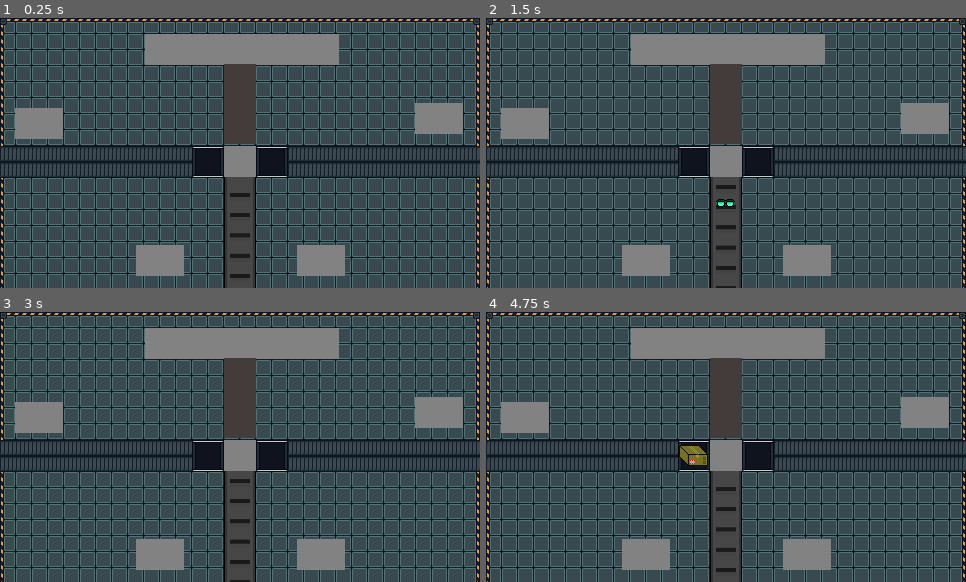
Above: before the commit, frames 1-4 (two rows, left to right).
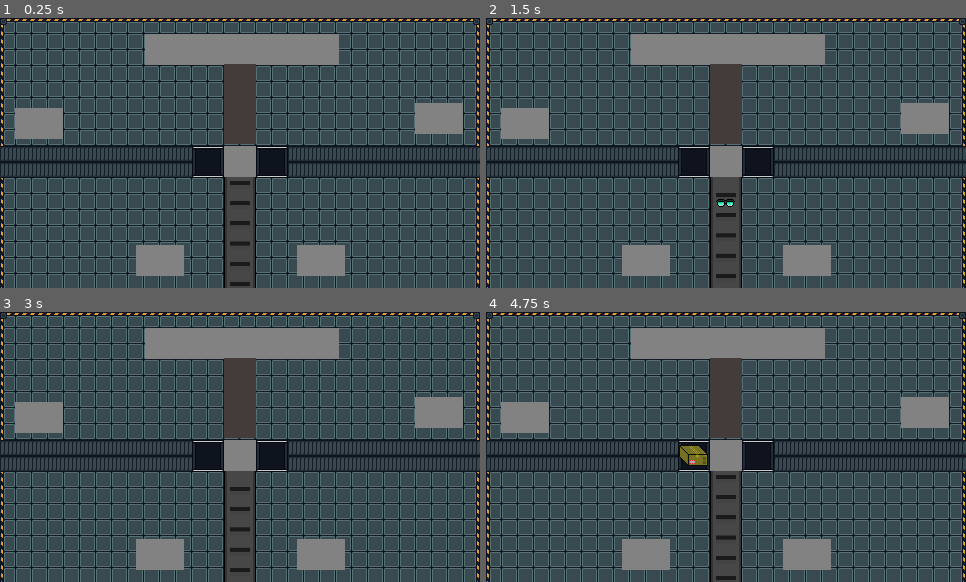
Above: after the commit, the same moments.

Repository: victordev018/Recycling-Mat
Game: Godot game, scene res://Scenes/MainLevel.tscn
Two runs of this game, one before a commit and one after it. Both use one fixed random seed, a clock stepped at 60 frames per second and the inputs below.
Inputs:
- Up to frame 1 (0.25 s): no input
- Up to frame 2 (1.5 s): tap Enter (ui_accept) at 0.5, 0.77 s; hold Right (ui_right) 0.53-1.28 s; hold Left (ui_left) from 1.28 s (still down)
- Up to frame 3 (3 s): tap Enter (ui_accept) at 1.52 s; release Left (ui_left) at 2.03 s; hold Right (ui_right) from 2.03 s (still down)
- Up to frame 4 (4.75 s): tap Enter (ui_accept) at 3.02, 3.77, 4.52 s; release Right (ui_right) at 3.53 s; hold Left (ui_left) from 3.53 s (still down)

The runs differ from the first frame. In frame 1, 0.7% of the frame differs, in the area x 47-53%, y 60-100%; in frame 2, 0.6%; in frame 3, 0.6%; in frame 4, 0.7%.

Commit message:
feat: adicionado menu inicial

Diff:
--- a/Scenes/MainLevel.tscn
+++ b/Scenes/MainLevel.tscn
@@ -362,7 +362,7 @@
 position = Vector2( 240, 223.5 )
 scale = Vector2( 0.125, 0.310096 )
 frames = SubResource( 17 )
-frame = 3
+frame = 1
 speed_scale = 2.0
 playing = true
 
--- /dev/null
+++ b/Scenes/Tutorial.tscn
@@ -0,0 +1,64 @@
+[gd_scene load_steps=8 format=2]
+
+[ext_resource path="res://Scripts/Tutorial.gd" type="Script" id=1]
+
+[sub_resource type="StyleBoxFlat" id=1]
+bg_color = Color( 0, 0, 0, 0.341176 )
+
+[sub_resource type="StyleBoxFlat" id=2]
+bg_color = Color( 0, 0, 0, 0.341176 )
+
+[sub_resource type="StyleBoxFlat" id=3]
+bg_color = Color( 0, 0, 0, 0.341176 )
+
+[sub_resource type="StyleBoxFlat" id=4]
+bg_color = Color( 0, 0, 0, 0.341176 )
+
+[sub_resource type="StyleBoxFlat" id=5]
+bg_color = Color( 0, 0, 0, 0.647059 )
+
+[sub_resource type="Theme" id=6]
+Button/styles/disabled = SubResource( 1 )
+Button/styles/focus = SubResource( 2 )
+Button/styles/hover = SubResource( 3 )
+Button/styles/normal = SubResource( 4 )
+Button/styles/pressed = SubResource( 5 )
+
+[node name="Tutorial" type="Control"]
+anchor_right = 1.0
+anchor_bottom = 1.0
+script = ExtResource( 1 )
+
+[node name="ColorRect" type="ColorRect" parent="."]
+anchor_right = 1.0
+anchor_bottom = 1.0
+color = Color( 0, 0, 0, 0.670588 )
+
+[node name="Label" type="Label" parent="."]
+anchor_left = 0.5
+anchor_top = 0.5
+anchor_right = 0.5
+anchor_bottom = 0.5
+margin_left = -32.0
+margin_top = -7.0
+margin_right = 36.0
+margin_bottom = 7.0
+text = "Oi, Bebê..."
+align = 1
+
+[node name="BackButton" type="Button" parent="."]
+anchor_left = 0.5
+anchor_top = 1.0
+anchor_right = 0.5
+anchor_bottom = 1.0
+margin_left = -48.0
+margin_top = -86.0
+margin_right = 51.0
+margin_bottom = -66.0
+theme = SubResource( 6 )
+custom_colors/font_color_focus = Color( 0.478431, 0.913725, 0.313726, 1 )
+custom_colors/font_color_hover = Color( 0.478431, 0.913725, 0.313726, 1 )
+custom_colors/font_color_pressed = Color( 0.117647, 0.52549, 0, 1 )
+text = "Back to Menu"
+
+[connection signal="pressed" from="BackButton" to="." method="_on_BackButton_pressed"]
--- /dev/null
+++ b/Scenes/menuInicial.tscn
@@ -0,0 +1,75 @@
+[gd_scene load_steps=8 format=2]
+
+[ext_resource path="res://Scripts/menuInicial.gd" type="Script" id=1]
+
+[sub_resource type="StyleBoxFlat" id=1]
+bg_color = Color( 0, 0, 0, 0.341176 )
+
+[sub_resource type="StyleBoxFlat" id=2]
+bg_color = Color( 0, 0, 0, 0.341176 )
+
+[sub_resource type="StyleBoxFlat" id=3]
+bg_color = Color( 0, 0, 0, 0.341176 )
+
+[sub_resource type="StyleBoxFlat" id=4]
+bg_color = Color( 0, 0, 0, 0.341176 )
+corner_detail = 1
+
+[sub_resource type="StyleBoxFlat" id=5]
+bg_color = Color( 0, 0, 0, 0.647059 )
+
+[sub_resource type="Theme" id=6]
+Button/styles/disabled = SubResource( 1 )
+Button/styles/focus = SubResource( 2 )
+Button/styles/hover = SubResource( 3 )
+Button/styles/normal = SubResource( 4 )
+Button/styles/pressed = SubResource( 5 )
+
+[node name="menuInicial" type="Control"]
+anchor_right = 1.0
+anchor_bottom = 1.0
+script = ExtResource( 1 )
+
+[node name="controls" type="VBoxContainer" parent="."]
+anchor_left = 0.5
+anchor_top = 0.5
+anchor_right = 0.5
+anchor_bottom = 0.5
+margin_left = -30.0
+margin_top = -34.0
+margin_right = 30.0
+margin_bottom = 34.0
+theme = SubResource( 6 )
+
+[node name="startButton" type="Button" parent="controls"]
+margin_right = 60.0
+margin_bottom = 14.0
+custom_colors/font_color_focus = Color( 0.478431, 0.913725, 0.313726, 1 )
+custom_colors/font_color_hover = Color( 0.478431, 0.913725, 0.313726, 1 )
+custom_colors/font_color_pressed = Color( 0.117647, 0.52549, 0, 1 )
+custom_constants/hseparation = 1
+text = "Start"
+
+[node name="tutorialButton" type="Button" parent="controls"]
+margin_top = 18.0
+margin_right = 60.0
+margin_bottom = 32.0
+custom_colors/font_color_focus = Color( 0.541176, 0.878431, 0.309804, 1 )
+custom_colors/font_color_hover = Color( 0.478431, 0.913725, 0.313726, 1 )
+custom_colors/font_color_pressed = Color( 0.117647, 0.52549, 0, 1 )
+custom_constants/hseparation = 1
+text = "Tutorial"
+
+[node name="exitButton" type="Button" parent="controls"]
+margin_top = 36.0
+margin_right = 60.0
+margin_bottom = 50.0
+custom_colors/font_color_focus = Color( 0.541176, 0.878431, 0.309804, 1 )
+custom_colors/font_color_hover = Color( 0.478431, 0.913725, 0.313726, 1 )
+custom_colors/font_color_pressed = Color( 0.117647, 0.52549, 0, 1 )
+custom_constants/hseparation = 1
+text = "Exit"
+
+[connection signal="pressed" from="controls/startButton" to="." method="_on_startButton_pressed"]
+[connection signal="pressed" from="controls/tutorialButton" to="." method="_on_tutorialButton_pressed"]
+[connection signal="pressed" from="controls/exitButton" to="." method="_on_exitButton_pressed"]
--- /dev/null
+++ b/Scripts/Tutorial.gd
@@ -0,0 +1,9 @@
+extends Control
+
+
+func _ready():
+	$BackButton.grab_focus()
+
+
+func _on_BackButton_pressed():
+	get_tree().change_scene("res://Scenes/menuInicial.tscn")
--- /dev/null
+++ b/Scripts/menuInicial.gd
@@ -0,0 +1,17 @@
+extends Control
+
+
+func _ready():
+	$controls/startButton.grab_focus()
+
+
+func _on_startButton_pressed():
+	get_tree().change_scene("res://Scenes/MainLevel.tscn")
+
+
+func _on_tutorialButton_pressed():
+	get_tree().change_scene("res://Scenes/Tutorial.tscn")
+
+
+func _on_exitButton_pressed():
+	get_tree().quit()
